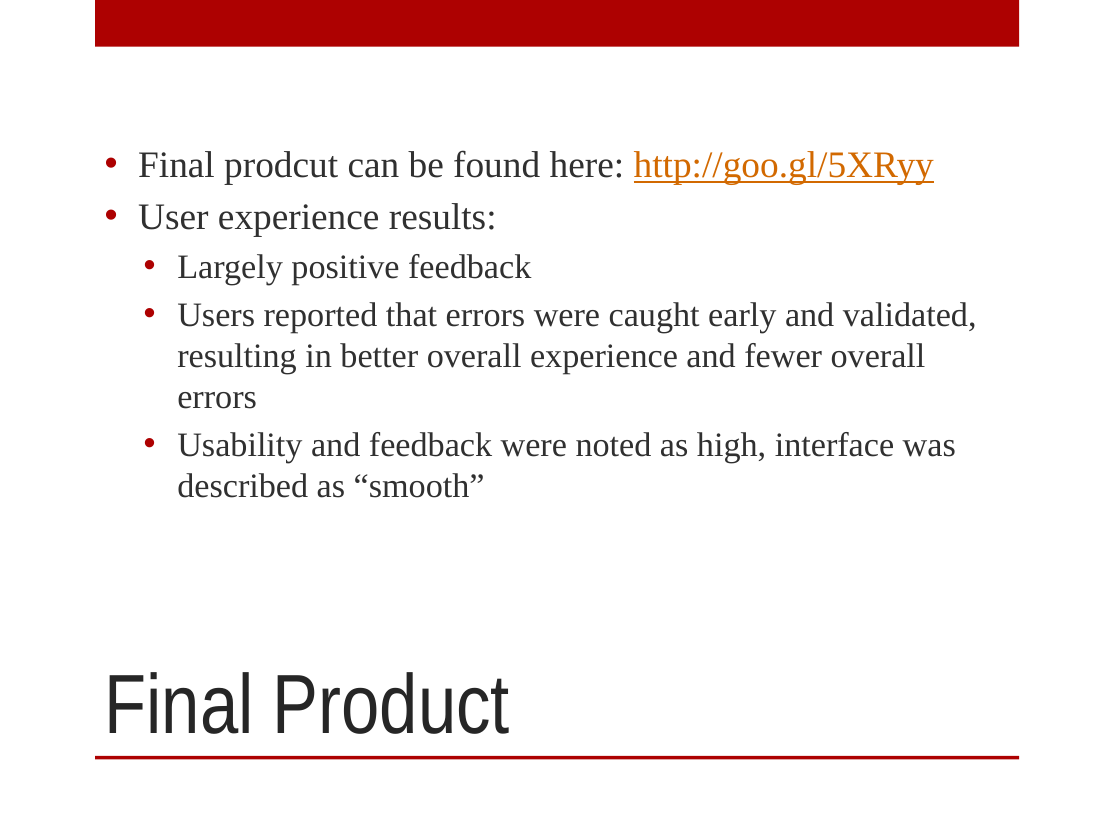
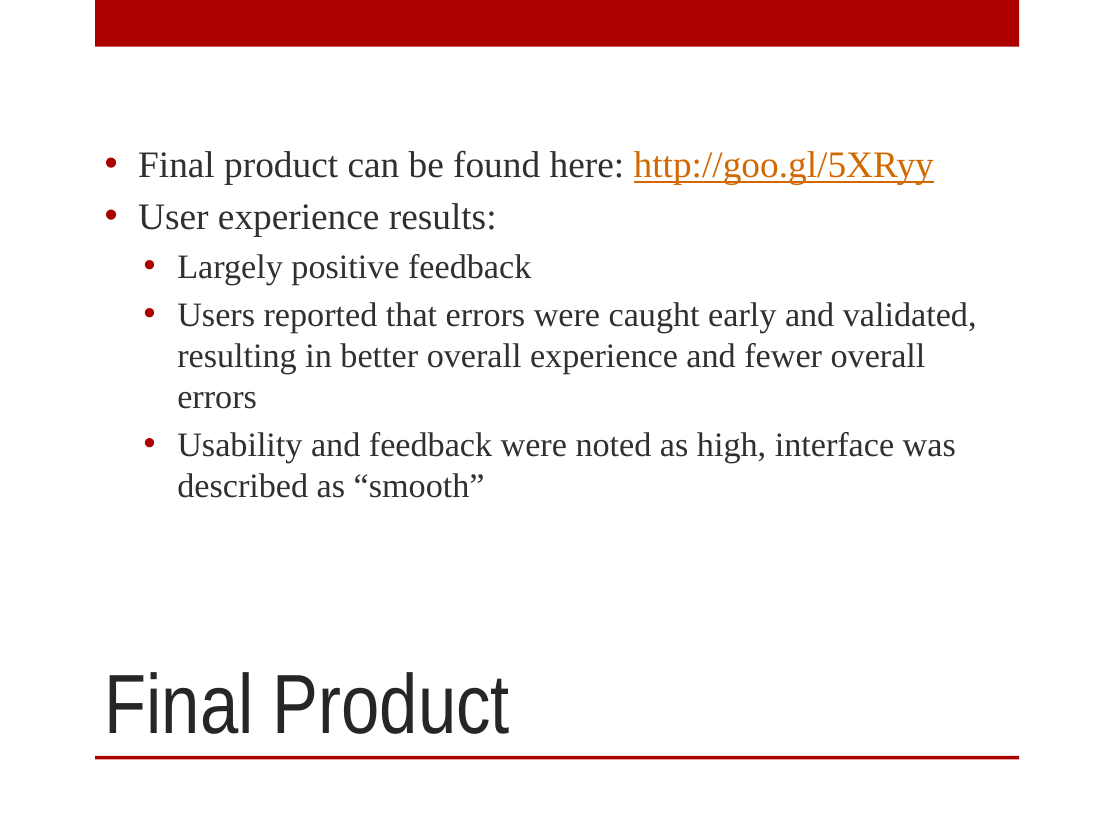
Before and after one commit to cs545/project-presentation, a slide deck: slide 10 of cs-545-presentation.pptx (slide 8 before the commit). Drawn at 1120x840 pixels with LibreOffice and Linux fonts; fonts in the diff are those of the drawing; background and template pictures are left out. Boxes give left, top, right and bottom in pixels: in the first picture for what was removed or moved away, otherwise in the second. Text is boxed around its words. In the diff, an @@ line names an element or a change of style, - is before the commit and + after.

```diff
--- a/cs-545-presentation.pptx
+++ b/cs-545-presentation.pptx
@@ text at bbox=[138, 150, 934, 184]: text changed @@
-• Final prodcut can be found here: http://goo.gl/5XRyy
+• Final product can be found here: http://goo.gl/5XRyy
```
Also in this commit, not shown: 2 other slides changed, 3 slides added.
